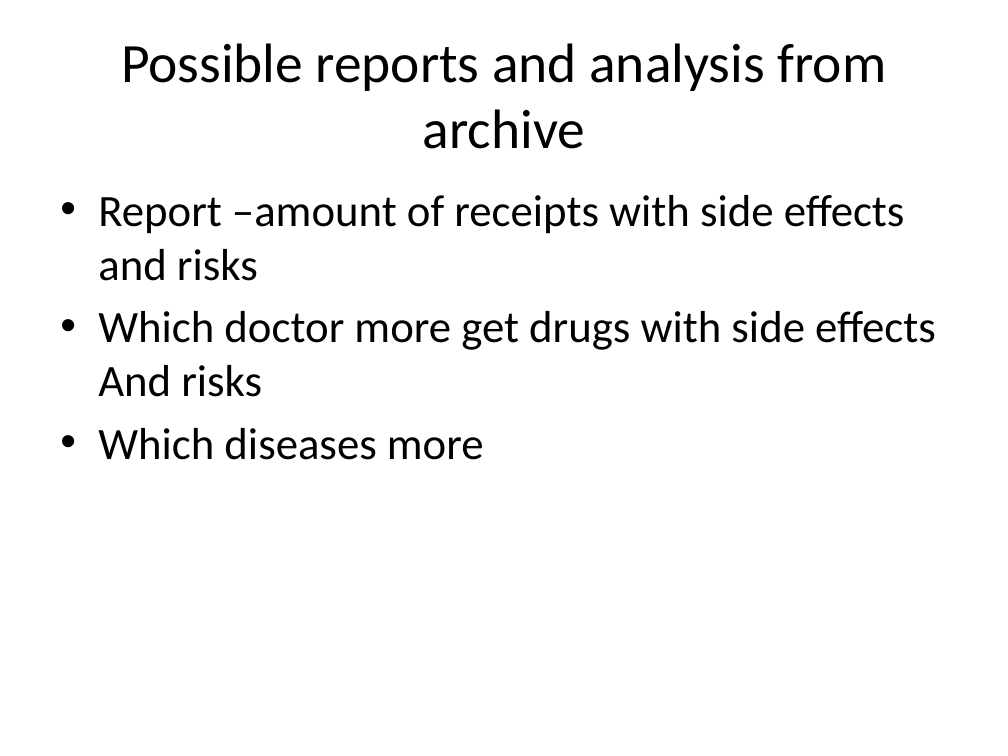
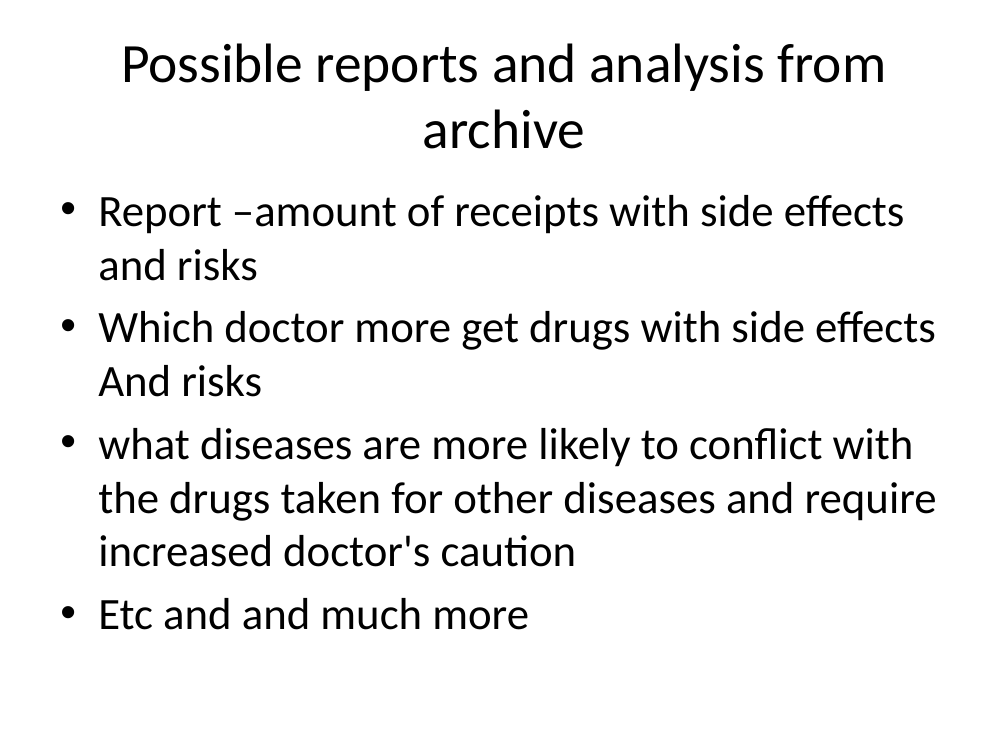
Before and after one commit to katkovOlga/nayaProject, a slide deck: slide 24 of FinalProject.pptx. Drawn at 1008x756 pixels with LibreOffice and Linux fonts; fonts in the diff are those of the drawing. Boxes give left, top, right and bottom in pixels: in the first picture for what was removed or moved away, otherwise in the second. Text is boxed around its words. In the diff, an @@ line names an element or a change of style, - is before the commit and + after.

```diff
--- a/FinalProject.pptx
+++ b/FinalProject.pptx
@@ text at <box>98,428,937,630</box>: text changed @@
-• Which diseases more
+• what diseases are more likely to conflict with the drugs taken for other diseases and require increased doctor's caution
+• Etc and and much more
```
Also in this commit, not shown: 5 other slides changed, 1 other file.
